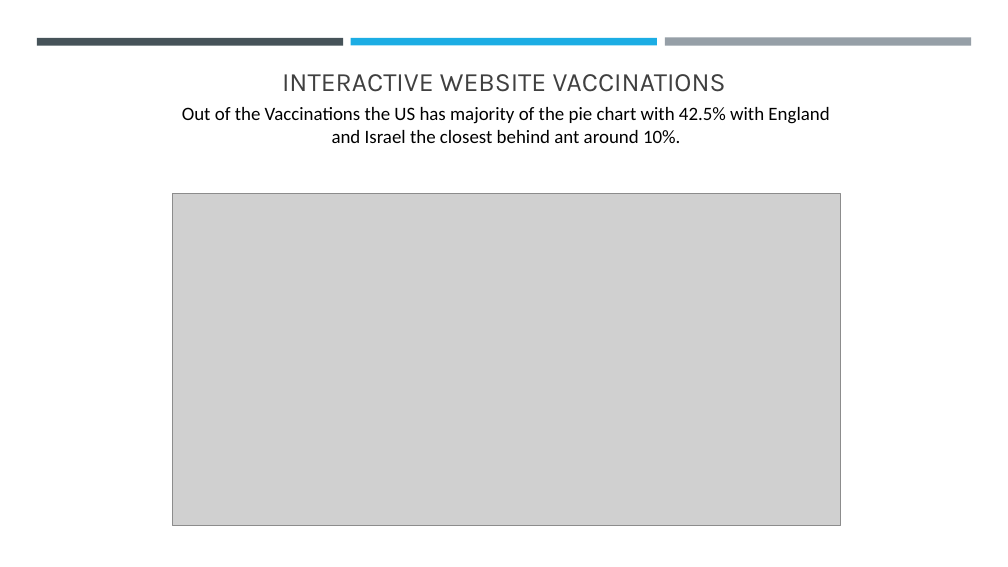
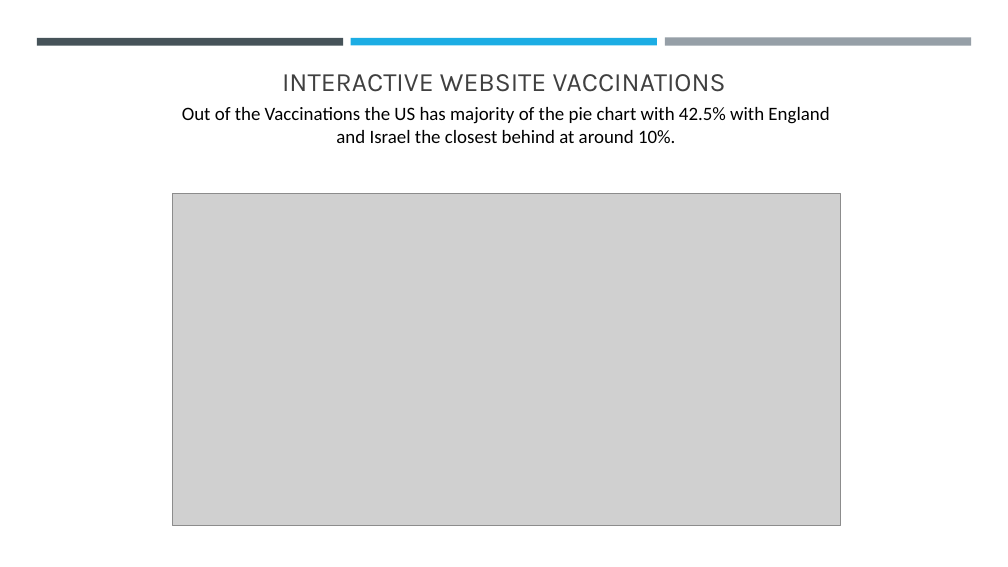
Before and after one commit to colinroberts-data-analytics-portfolio/project3, a slide deck: slide 17 of Project 3 – A Covid study.pptx. Drawn at 1008x567 pixels with LibreOffice and Linux fonts; fonts in the diff are those of the drawing; grey boxes stand for pictures. Boxes give left, top, right and bottom in pixels: in the first picture for what was removed or moved away, otherwise in the second. Text is boxed around its words. In the diff, an @@ line names an element or a change of style, - is before the commit and + after.

Commit message:
final presentation

```diff
--- a/Project 3 – A Covid study.pptx
+++ b/Project 3 – A Covid study.pptx
@@ text at (x1=182, y1=107, x2=829, y2=143): text changed @@
-Out of the Vaccinations the US has majority of the pie chart with 42.5% with England and Israel the closest behind ant around 10%.
+Out of the Vaccinations the US has majority of the pie chart with 42.5% with England and Israel the closest behind at around 10%.
```
Also in this commit, not shown: 1 other slide changed.
